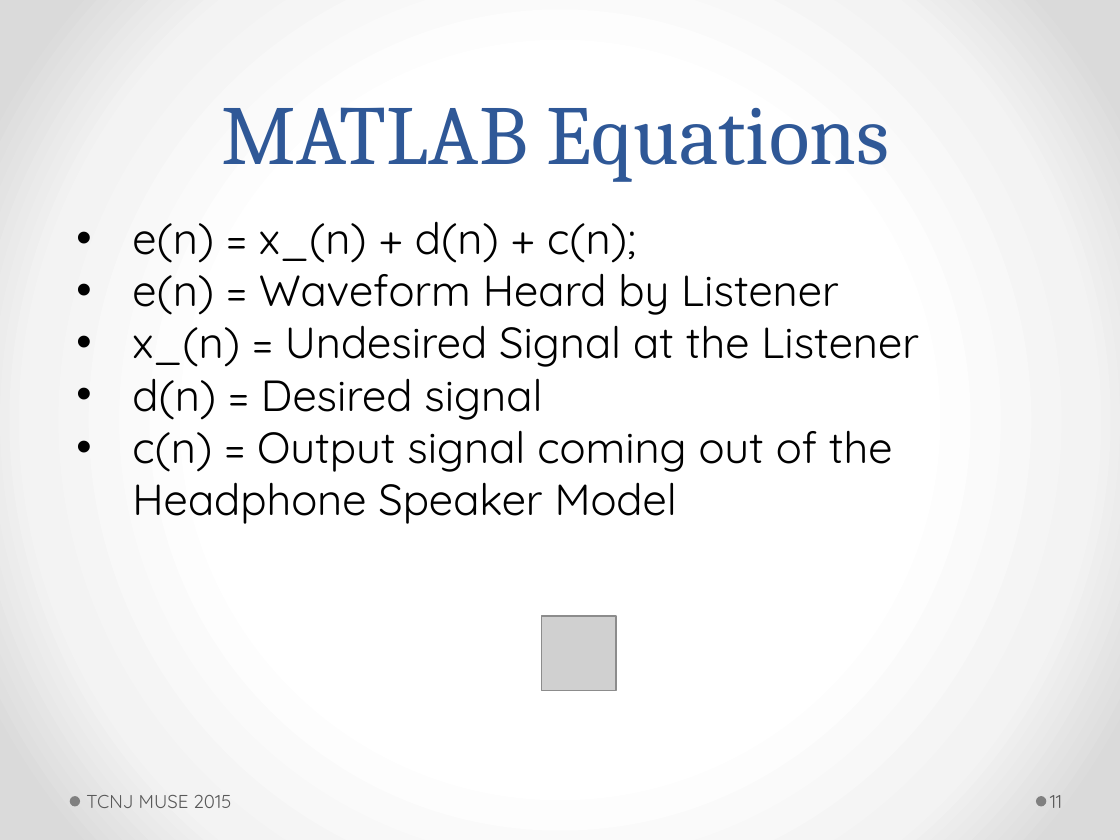
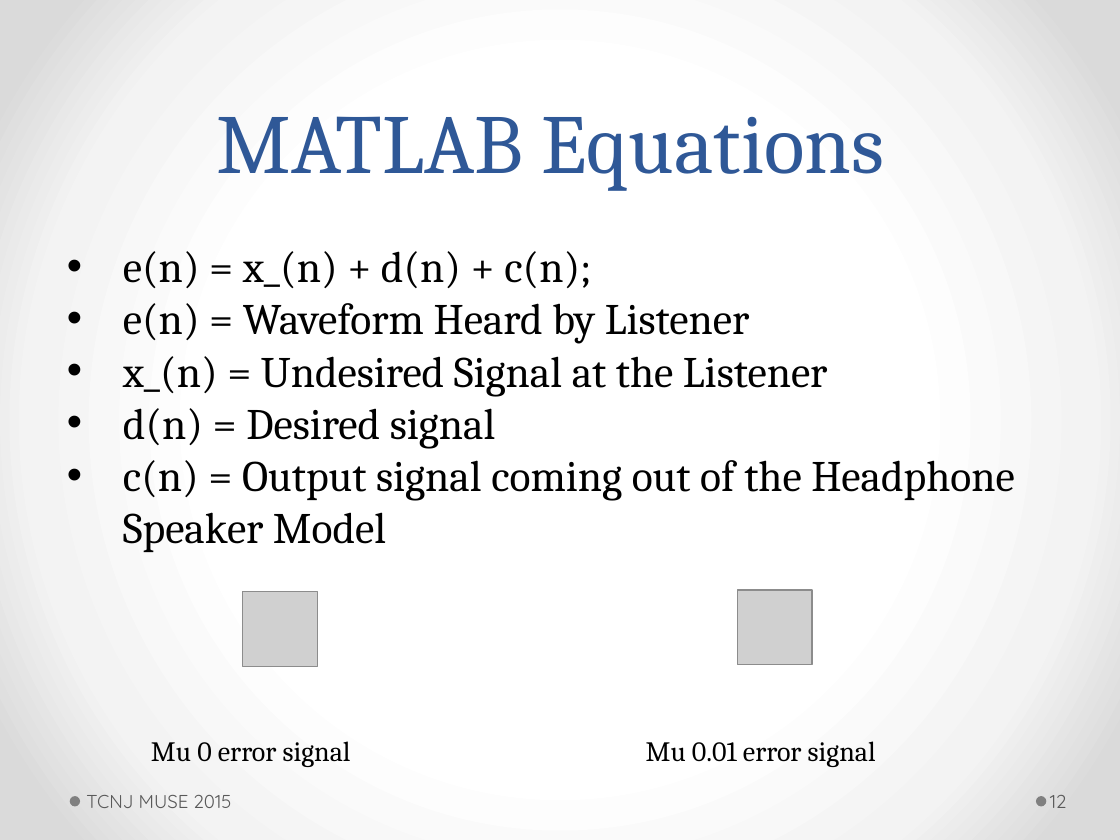
Before and after one commit to ActiveNoiseCancellationResearch/MUSE-Research, a slide deck: slide 12 of proj_anc/doc/jswift/7_23_2015_powerpoint.pptm (slide 11 before the commit). Drawn at 1120x840 pixels with LibreOffice and Linux fonts; fonts in the diff are those of the drawing; grey boxes stand for pictures. Boxes give left, top, right and bottom in pixels: in the first picture for what was removed or moved away, otherwise in the second. Text is boxed around its words. In the diff, an @@ line names an element or a change of style, - is before the commit and + after.

Commit message:
powerpoint

```diff
--- a/proj_anc/doc/jswift/7_23_2015_powerpoint.pptm
+++ b/proj_anc/doc/jswift/7_23_2015_powerpoint.pptm
@@ title "MATLAB Equations": place and size @@
-title "MATLAB Equations" at <box>222,107,889,182</box>
+title "MATLAB Equations" at <box>217,116,885,191</box>
@@ text "e(n) = x_(n) + d(n) ...": place and size @@
-text "e(n) = x_(n) + d(n) ..." at <box>132,221,919,524</box>
+text "e(n) = x_(n) + d(n) ..." at <box>123,251,1015,552</box>
@@ text "e(n) = x_(n) + d(n) ..." at <box>123,251,1015,552</box>: font Quicksand to Cambria @@
@@ picture added at <box>243,591,318,666</box> @@
@@ picture added at <box>737,590,812,665</box> @@
@@ picture removed at <box>541,616,616,691</box> @@
@@ text added at <box>151,741,351,767</box>, 18 pt, text #000000 @@
+Mu 0 error signal
@@ text added at <box>646,741,876,767</box>, 18 pt, text #000000 @@
+Mu 0.01 error signal
@@ page number at <box>1050,795,1067,808</box>: text changed @@
-11
+12
```
Also in this commit, not shown: 5 other slides changed, 1 slide added.
